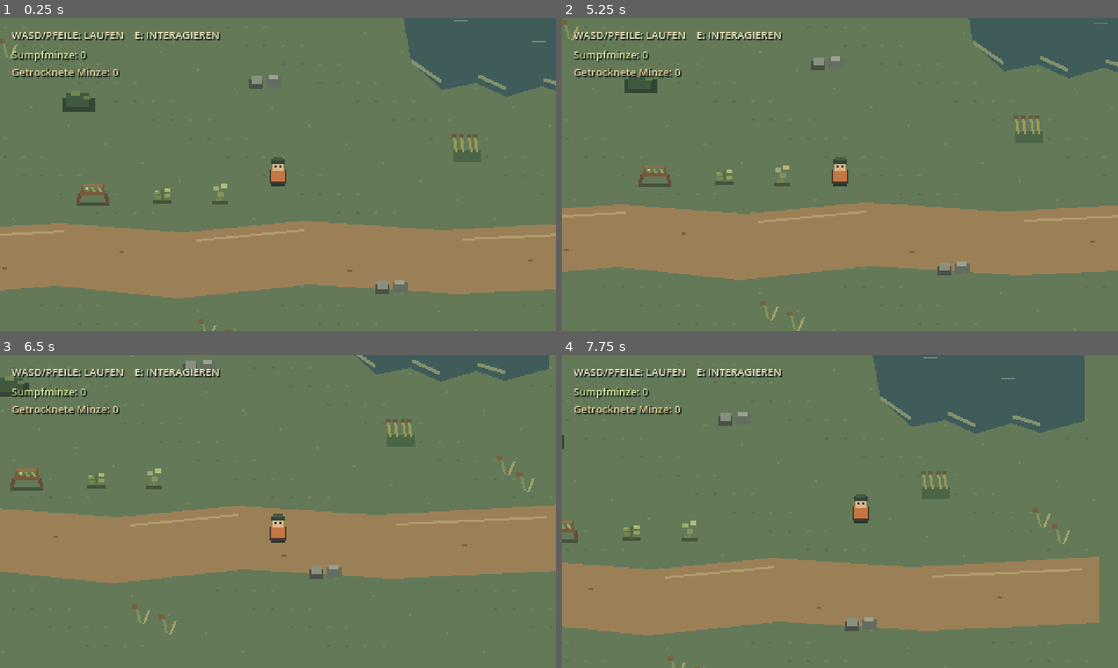
Above: before the commit, frames 1-4 (two rows, left to right).
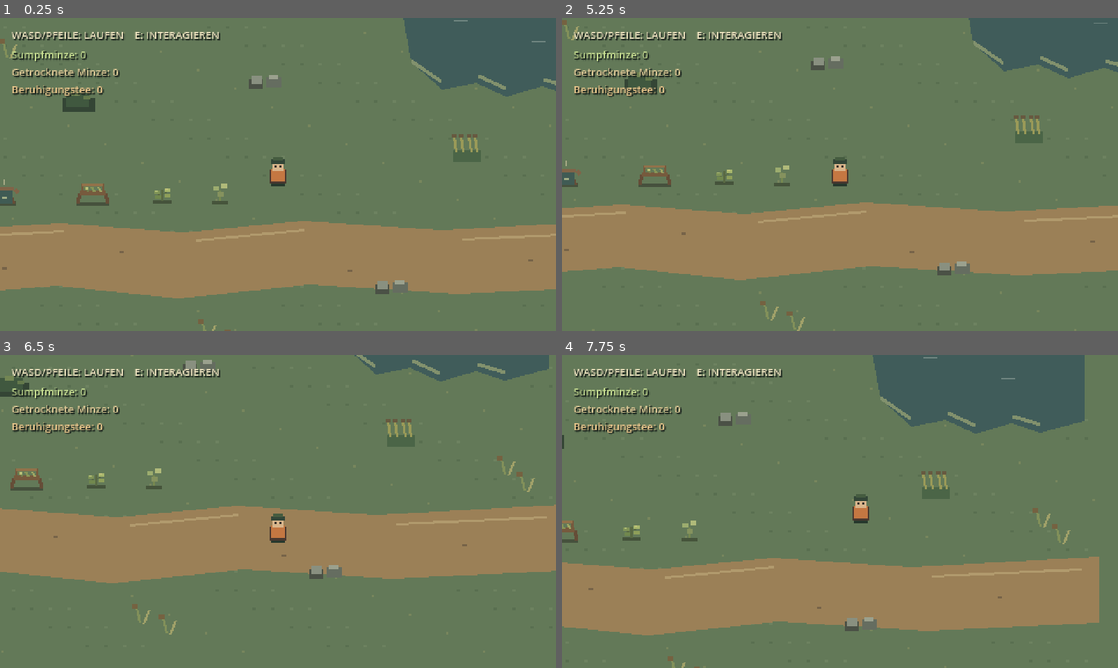
Above: after the commit, the same moments.

Repository: Fremarx/Moor-Apotheke
Game: Godot game, scene res://scenes/main.tscn
Two runs of this game, one before a commit and one after it. Both use one fixed random seed, a clock stepped at 60 frames per second and the inputs below.
Inputs:
- Up to frame 1 (0.25 s): no input
- Up to frame 2 (5.25 s): tap Enter at 0.5 s; hold D (move_right) 0.53-1.28 s; hold E (interact) 0.53-1.28 s; hold S (move_down) 1.28-2.03 s; tap E (interact) at 1.35, 2.85, 4.35 s; hold D (move_right) 2.03-2.78 s; hold E (interact) 2.03-2.78 s; hold W (move_up) 2.78-3.53 s; hold E (interact) 3.53-4.28 s; hold A (move_left) 3.53-5.03 s; hold S (move_down) from 5.03 s (still down); hold E (interact) from 5.03 s (still down)
- Up to frame 3 (6.5 s): release S (move_down) at 5.78 s; release E (interact) at 5.78 s; hold D (move_right) from 5.78 s (still down); tap E (interact) at 5.85 s
- Up to frame 4 (7.75 s): release D (move_right) at 6.53 s; hold W (move_up) 6.53-7.28 s; hold E (interact) 6.53-7.28 s; hold D (move_right) from 7.28 s (still down); tap E (interact) at 7.35 s

The runs differ from the first frame. In frame 1, 0.5% of the frame differs, in the area x 0-19%, y 21-60%; in frame 2, 0.5%; in frame 3, 0.3%; in frame 4, 0.3%.

Commit message:
feat(loop): add calming tea brewing

Diff:
--- a/scenes/main.tscn
+++ b/scenes/main.tscn
@@ -57,6 +57,18 @@
 theme_override_font_sizes/font_size = 9
 text = "Getrocknete Minze: 0"
 
+[node name="TeaCount" type="Label" parent="HUD"]
+offset_left = 10.0
+offset_top = 55.0
+offset_right = 220.0
+offset_bottom = 70.0
+theme_override_colors/font_color = Color(0.92, 0.78, 0.55, 1)
+theme_override_colors/font_shadow_color = Color(0.12, 0.16, 0.13, 1)
+theme_override_constants/shadow_offset_x = 1
+theme_override_constants/shadow_offset_y = 1
+theme_override_font_sizes/font_size = 9
+text = "Beruhigungstee: 0"
+
 [node name="InteractionFeedback" type="Label" parent="HUD"]
 visible = false
 offset_left = 10.0
--- a/scenes/world/test_map.tscn
+++ b/scenes/world/test_map.tscn
@@ -1,9 +1,10 @@
-[gd_scene load_steps=8 format=3]
+[gd_scene load_steps=10 format=3]
 
 [ext_resource type="Script" path="res://scripts/test_map.gd" id="1_map"]
 [ext_resource type="Script" path="res://scripts/interactable.gd" id="2_interactable"]
 [ext_resource type="Script" path="res://scripts/herb_pickup.gd" id="3_herb_pickup"]
 [ext_resource type="Script" path="res://scripts/drying_rack.gd" id="4_drying_rack"]
+[ext_resource type="Script" path="res://scripts/brewing_cauldron.gd" id="5_brewing_cauldron"]
 
 [sub_resource type="CircleShape2D" id="CircleShape2D_interaction_probe"]
 radius = 6.0
@@ -14,8 +15,22 @@
 [sub_resource type="CircleShape2D" id="CircleShape2D_drying_rack"]
 radius = 8.0
 
+[sub_resource type="CircleShape2D" id="CircleShape2D_brewing_cauldron"]
+radius = 8.0
+
 [node name="TestMap" type="Node2D"]
 script = ExtResource("1_map")
+
+[node name="Braukessel" type="Area2D" parent="."]
+position = Vector2(80, 198)
+collision_layer = 2
+collision_mask = 0
+script = ExtResource("5_brewing_cauldron")
+display_name = "Beruhigungstee"
+action_verb = "Brauen"
+
+[node name="CollisionShape2D" type="CollisionShape2D" parent="Braukessel"]
+shape = SubResource("CircleShape2D_brewing_cauldron")
 
 [node name="InteractionProbe" type="Area2D" parent="."]
 position = Vector2(270, 198)
--- /dev/null
+++ b/scripts/brewing_cauldron.gd
@@ -0,0 +1,37 @@
+extends "res://scripts/interactable.gd"
+
+var _inventory: Node
+
+
+func _ready() -> void:
+	super._ready()
+	add_to_group("processing_stations")
+
+
+func set_inventory(inventory: Node) -> void:
+	_inventory = inventory
+
+
+func interact() -> String:
+	if not is_instance_valid(_inventory):
+		return "Der Braukessel ist gerade nicht erreichbar."
+
+	var brewed := bool(_inventory.call("transfer_item", "dried_sump_mint", "calming_tea", 1))
+	if not brewed:
+		return "Du brauchst getrocknete Sumpfminze für den Beruhigungstee."
+
+	return "Der Beruhigungstee ist fertig."
+
+
+func _draw() -> void:
+	draw_rect(Rect2(Vector2(-14, 5), Vector2(28, 4)), Color("46513d"))
+	draw_line(Vector2(-10, 1), Vector2(-12, 7), Color("654d37"), 2.0)
+	draw_line(Vector2(10, 1), Vector2(12, 7), Color("654d37"), 2.0)
+	draw_rect(Rect2(Vector2(-11, -5), Vector2(22, 12)), Color("405b54"))
+	draw_rect(Rect2(Vector2(-12, -7), Vector2(24, 3)), Color("806448"))
+	draw_line(Vector2(-13, -5), Vector2(-16, -2), Color("806448"), 3.0)
+	draw_line(Vector2(13, -5), Vector2(16, -2), Color("806448"), 3.0)
+	draw_line(Vector2(-5, -9), Vector2(-7, -13), Color("a6a985"), 1.0)
+	draw_line(Vector2(3, -9), Vector2(4, -14), Color("a6a985"), 1.0)
+	draw_rect(Rect2(Vector2(-5, -2), Vector2(3, 2)), Color("839579"))
+	draw_rect(Rect2(Vector2(2, 1), Vector2(4, 2)), Color("a1ad85"))
--- a/scripts/main.gd
+++ b/scripts/main.gd
@@ -4,6 +4,7 @@
 @onready var _inventory: Node = $Inventory
 @onready var _inventory_count: Label = $HUD/InventoryCount
 @onready var _dried_mint_count: Label = $HUD/DriedMintCount
+@onready var _tea_count: Label = $HUD/TeaCount
 @onready var _interaction_prompt: Label = $HUD/InteractionPrompt
 @onready var _interaction_feedback: Label = $HUD/InteractionFeedback
 @onready var _feedback_timer: Timer = $HUD/FeedbackTimer
@@ -43,6 +44,8 @@
 		_inventory_count.text = "Sumpfminze: %d" % amount
 	elif item_id == "dried_sump_mint":
 		_dried_mint_count.text = "Getrocknete Minze: %d" % amount
+	elif item_id == "calming_tea":
+		_tea_count.text = "Beruhigungstee: %d" % amount
 
 
 func _on_feedback_timer_timeout() -> void:
--- /dev/null
+++ b/tests/loop_002_brewing_test.gd
@@ -0,0 +1,110 @@
+extends SceneTree
+
+const MAIN_SCENE: PackedScene = preload("res://scenes/main.tscn")
+
+var _failures: Array[String] = []
+
+
+func _initialize() -> void:
+	call_deferred("_run")
+
+
+func _run() -> void:
+	var main := MAIN_SCENE.instantiate()
+	root.add_child(main)
+	await physics_frame
+	await physics_frame
+
+	var player := main.get_node_or_null("World/Player")
+	var inventory := main.get_node_or_null("Inventory")
+	var herb := main.get_node_or_null("World/TestMap/Sumpfminze") as Area2D
+	var rack := main.get_node_or_null("World/TestMap/Trockengestell") as Area2D
+	var cauldron := main.get_node_or_null("World/TestMap/Braukessel") as Area2D
+	var prompt := main.get_node_or_null("HUD/InteractionPrompt") as Label
+	var fresh_count := main.get_node_or_null("HUD/InventoryCount") as Label
+	var dried_count := main.get_node_or_null("HUD/DriedMintCount") as Label
+	var tea_count := main.get_node_or_null("HUD/TeaCount") as Label
+	var feedback := main.get_node_or_null("HUD/InteractionFeedback") as Label
+
+	_check(player != null, "the player exists")
+	_check(inventory != null, "the inventory exists")
+	_check(herb != null, "the Sumpfminze pickup exists")
+	_check(rack != null, "the drying rack exists")
+	_check(cauldron != null, "the brewing cauldron exists")
+	_check(prompt != null, "the interaction prompt exists")
+	_check(fresh_count != null, "the fresh mint HUD count exists")
+	_check(dried_count != null, "the dried mint HUD count exists")
+	_check(tea_count != null, "the calming tea HUD count exists")
+	_check(feedback != null, "interaction feedback exists")
+	if player == null or inventory == null or herb == null or rack == null or cauldron == null or prompt == null or fresh_count == null or dried_count == null or tea_count == null or feedback == null:
+		_finish()
+		return
+
+	_check(int(inventory.call("get_count", "dried_sump_mint")) == 0, "dried mint starts at zero")
+	_check(int(inventory.call("get_count", "calming_tea")) == 0, "calming tea starts at zero")
+	_check(tea_count.text == "Beruhigungstee: 0", "the tea HUD count starts at zero")
+
+	await _move_near(player, cauldron)
+	_check(prompt.text.contains("Beruhigungstee"), "the cauldron offers the calming tea recipe")
+	_press_e(player)
+	_check(int(inventory.call("get_count", "sump_mint")) == 0, "brewing without dried mint leaves fresh mint unchanged")
+	_check(int(inventory.call("get_count", "dried_sump_mint")) == 0, "brewing without dried mint consumes nothing")
+	_check(int(inventory.call("get_count", "calming_tea")) == 0, "brewing without dried mint produces nothing")
+	_check(feedback.text.contains("getrocknete Sumpfminze"), "the cauldron explains which ingredient is missing")
+
+	await _move_near(player, herb)
+	_press_e(player)
+	_check(int(inventory.call("get_count", "sump_mint")) == 1, "the player collects fresh Sumpfminze")
+
+	await _move_near(player, rack)
+	_press_e(player)
+	_check(int(inventory.call("get_count", "sump_mint")) == 0, "drying consumes the fresh mint")
+	_check(int(inventory.call("get_count", "dried_sump_mint")) == 1, "drying provides the brewing ingredient")
+
+	await _move_near(player, cauldron)
+	_press_e(player)
+	_check(int(inventory.call("get_count", "dried_sump_mint")) == 0, "brewing consumes exactly one dried mint")
+	_check(int(inventory.call("get_count", "calming_tea")) == 1, "brewing produces exactly one calming tea")
+	_check(int(inventory.call("get_count", "water")) == 0, "the cauldron does not store unlimited water as inventory")
+	_check(fresh_count.text == "Sumpfminze: 0", "the fresh mint HUD remains correct")
+	_check(dried_count.text == "Getrocknete Minze: 0", "the dried mint HUD updates after brewing")
+	_check(tea_count.text == "Beruhigungstee: 1", "the tea HUD updates after brewing")
+	_check(feedback.text.contains("fertig"), "the cauldron confirms that the tea is ready")
+
+	_press_e(player)
+	_check(int(inventory.call("get_count", "dried_sump_mint")) == 0, "brewing again without an ingredient consumes nothing")
+	_check(int(inventory.call("get_count", "calming_tea")) == 1, "brewing again without an ingredient creates no extra tea")
+	_check(tea_count.text == "Beruhigungstee: 1", "the tea HUD remains unchanged without an ingredient")
+	_check(feedback.text.contains("getrocknete Sumpfminze"), "the missing ingredient feedback returns")
+
+	main.queue_free()
+	_finish()
+
+
+func _move_near(player: Node, target: Node2D) -> void:
+	player.global_position = target.global_position + Vector2(6, 0)
+	await physics_frame
+	await physics_frame
+
+
+func _press_e(player: Node) -> void:
+	var event := InputEventKey.new()
+	event.physical_keycode = KEY_E
+	event.pressed = true
+	player.call("_unhandled_input", event)
+
+
+func _check(condition: bool, description: String) -> void:
+	if not condition:
+		_failures.append(description)
+
+
+func _finish() -> void:
+	if _failures.is_empty():
+		print("LOOP-002 brewing checks passed.")
+		quit(0)
+		return
+
+	for failure in _failures:
+		push_error("LOOP-002 check failed: " + failure)
+	quit(1)
Not shown, added: scripts/brewing_cauldron.gd.uid
Not shown, added: tests/loop_002_brewing_test.gd.uid
Not shown, changed: PROJECT_PLAN.md
Not shown, changed: docs/AI_CONTEXT.md
Not shown, changed: docs/ARCHITECTURE.md
Not shown, changed: docs/KNOWLEDGE_BASE.md
Not shown, changed: docs/TESTING.md
